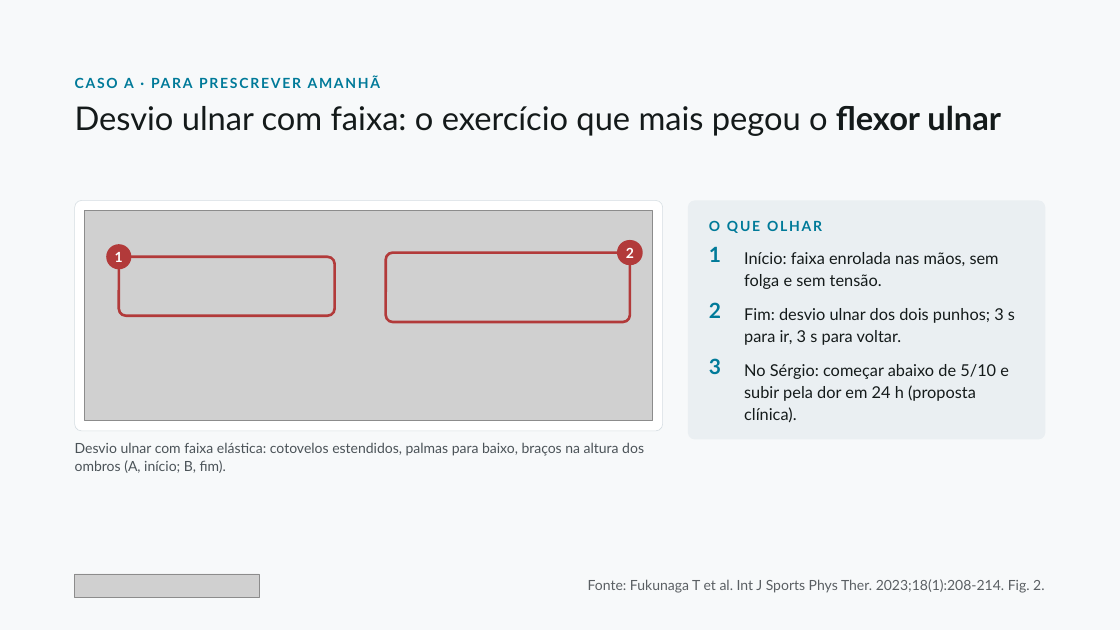
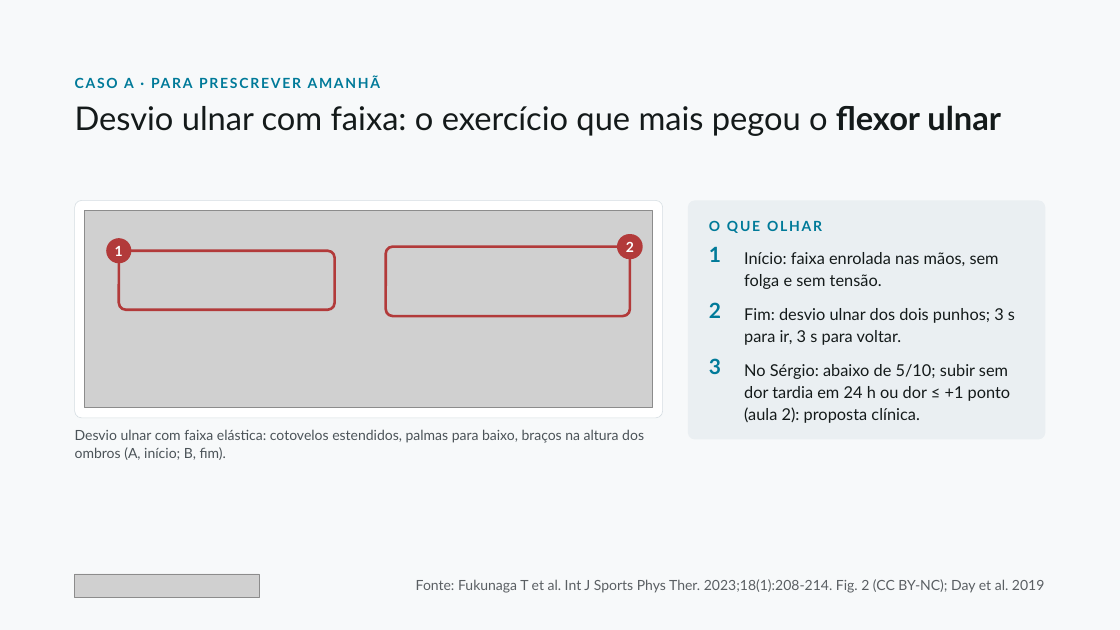
Before and after one commit to dossantosdanieel/illic, a slide deck: slide 13 of aulas/2026-11-cotovelo-medial-e-mao/04_aula/cotovelo-medial-e-mao.pptx. Drawn at 1120x630 pixels with LibreOffice and Linux fonts; fonts in the diff are those of the drawing; grey boxes stand for pictures. Boxes give left, top, right and bottom in pixels: in the first picture for what was removed or moved away, otherwise in the second. Text is boxed around its words. In the diff, an @@ line names an element or a change of style, - is before the commit and + after.

```diff
--- a/aulas/2026-11-cotovelo-medial-e-mao/04_aula/cotovelo-medial-e-mao.pptx
+++ b/aulas/2026-11-cotovelo-medial-e-mao/04_aula/cotovelo-medial-e-mao.pptx
@@ rounded rectangle: place and size @@
-rounded rectangle at [75,201,663,431]
+rounded rectangle at [75,201,663,418]
@@ rounded rectangle at [75,201,663,418]: proportions changed @@
@@ picture: place and size @@
-picture at [85,211,653,421]
+picture at [85,211,653,408]
@@ 4 rounded rectangles: place and size @@
-4 rounded rectangles at [106,240,644,323]
+4 rounded rectangles at [106,234,644,317]
@@ text at [744,364,1011,423]: text changed @@
-No Sérgio: começar abaixo de 5/10 e subir pela dor em 24 h (proposta clínica).
+No Sérgio: abaixo de 5/10; subir sem dor tardia em 24 h ou dor ≤ +1 ponto (aula 2): proposta clínica.
@@ text "Desvio ulnar com faixa elástica: ...": place and size @@
-text "Desvio ulnar com faixa elástica: ..." at [75,442,644,473]
+text "Desvio ulnar com faixa elástica: ..." at [75,429,644,460]
@@ text at [416,579,1044,593]: text changed @@
-Fonte: Fukunaga T et al. Int J Sports Phys Ther. 2023;18(1):208-214. Fig. 2.
+Fonte: Fukunaga T et al. Int J Sports Phys Ther. 2023;18(1):208-214. Fig. 2 (CC BY-NC); Day et al. 2019
```
Also in this commit, not shown: 14 other slides changed, 9 other files.
